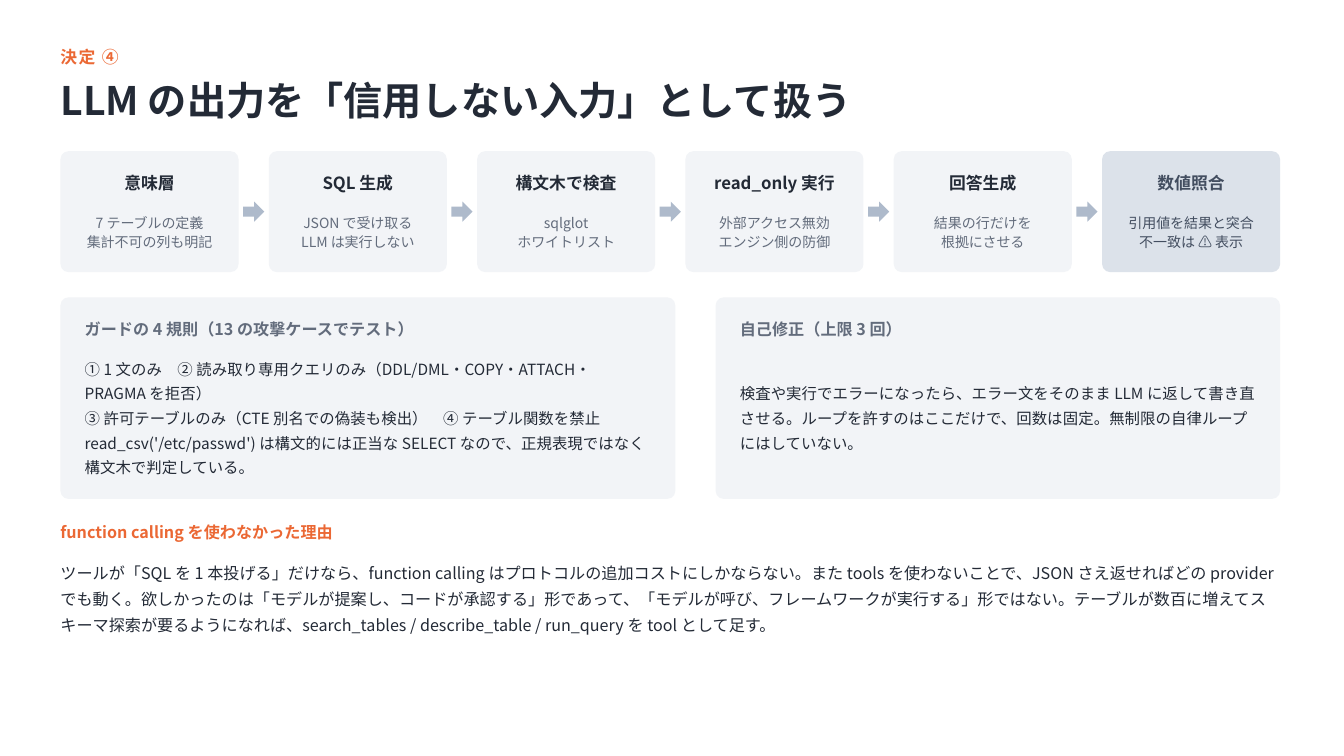
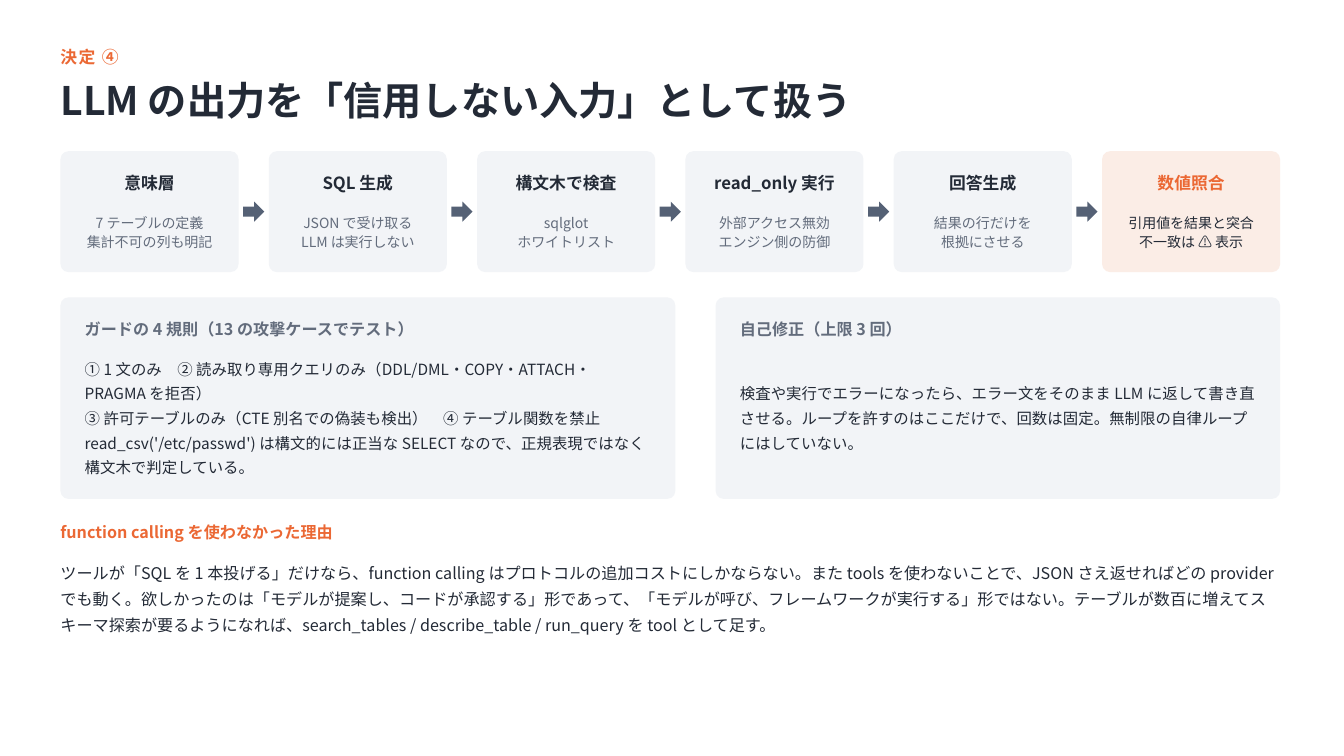
Before and after one commit to Calista0429/mini-nowcast, a slide deck: slide 5 of docs/mini-nowcast-engineering.pptx. Drawn at 1344x756 pixels with LibreOffice and Linux fonts; fonts in the diff are those of the drawing. Boxes give left, top, right and bottom in pixels: in the first picture for what was removed or moved away, otherwise in the second. Text is boxed around its words. In the diff, an @@ line names an element or a change of style, - is before the commit and + after.

```diff
--- a/docs/mini-nowcast-engineering.pptx
+++ b/docs/mini-nowcast-engineering.pptx
@@ rounded rectangle at [1102,151,1280,272]: fill #DCE2EA to #FBEDE6 @@
@@ text "数値照合" at [1157,175,1224,191]: text colour #434E60 to #EB6834 @@
@@ fill #AEBACB to #556175 in 5 elements at [243,202,264,222], [452,202,473,222], [659,202,681,222], [868,202,889,222], [1077,202,1098,222] @@
@@ text "引用値を結果と突合" at [1128,216,1254,248]: text colour #434E60 to #232A36 @@
```
Also in this commit, not shown: 2 other slides changed, 3 other files.
